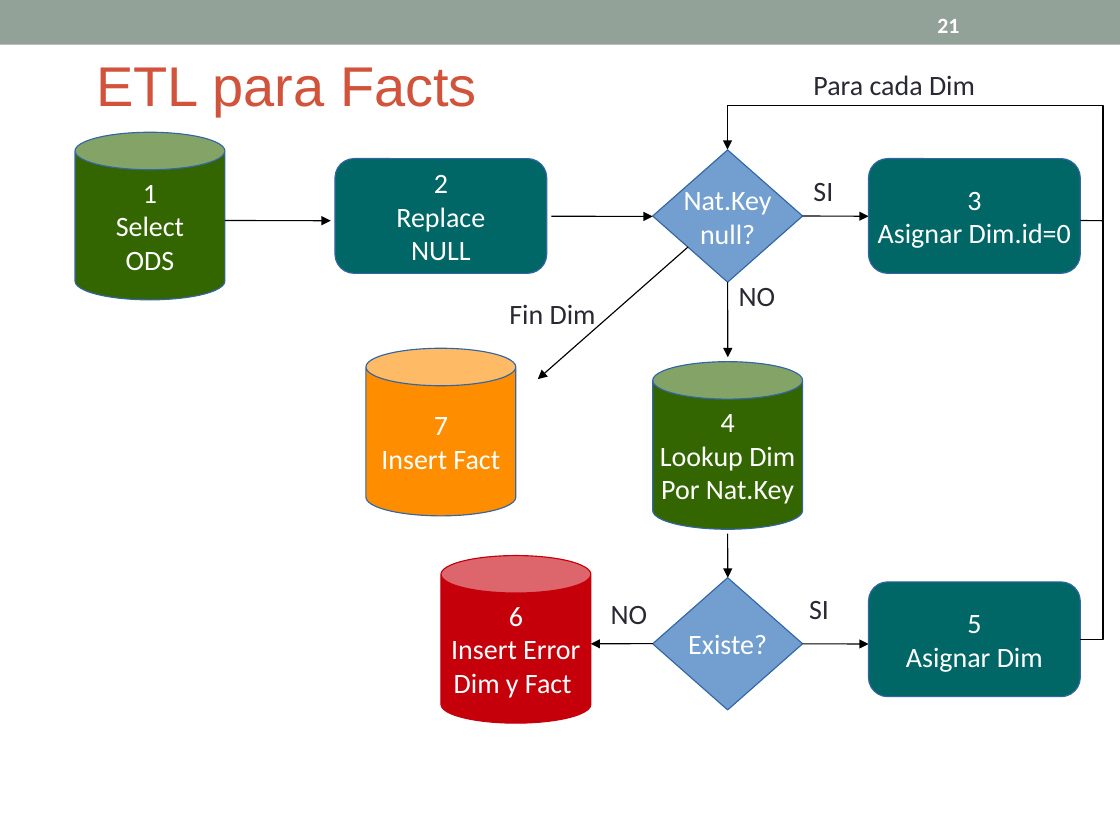
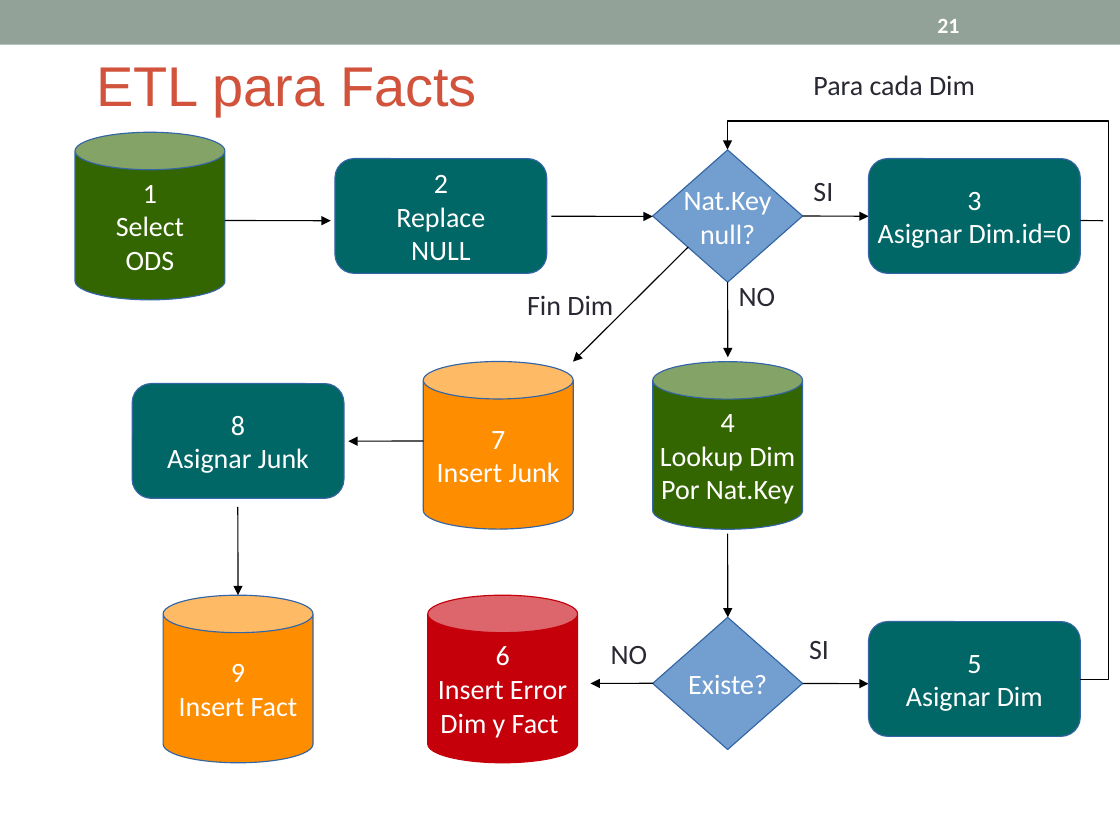
Before and after one commit to cdsparaguay/cursodwh, a slide deck: slide 21 of clases/DWH_Clase02.ppt. Drawn at 1120x840 pixels with LibreOffice and Linux fonts; fonts in the diff are those of the drawing. Boxes give left, top, right and bottom in pixels: in the first picture for what was removed or moved away, otherwise in the second. Text is boxed around its words. In the diff, an @@ line names an element or a change of style, - is before the commit and + after.

Commit message:
Se modifico el proceso de ETL de facts, se agrega inserción de Junk Dim y asignación al Fact

```diff
--- a/clases/DWH_Clase02.ppt
+++ b/clases/DWH_Clase02.ppt
@@ elbow arrow moved from (1081, 640) - (728, 150) to (1081, 679) - (728, 150) @@
@@ arrow moved from (688, 246) - (538, 380) to (689, 246) - (573, 362) @@
@@ text "Fin Dim": place and size @@
-text "Fin Dim" at (509,305,596,331)
+text "Fin Dim" at (527,295,613,322)
@@ rounded rectangle added at (132,384,344,498), fill #006666, outline #3465A4 0.74 pt, 18 pt, text #FFFFFF @@
+8
+Asignar Junk
@@ cylinder "7": place and size @@
-cylinder "7" at (366,348,516,516)
+cylinder "7" at (423,362,573,530)
@@ arrow added from (423, 441) to (348, 441), #000000 0.74 pt @@
@@ text in cylinder at (437,462,560,483): text changed @@
-Insert Fact
+Insert Junk
@@ arrow added from (237, 507) to (239, 595), #000000 0.74 pt @@
@@ arrow moved from (728, 533) - (728, 578) to (728, 533) - (728, 617) @@
@@ cylinder added at (164,595,314,763), fill #FF8D00, outline #3465A4 0.74 pt, 18 pt, text #FFFFFF @@
+9
+Insert Fact
@@ cylinder "6": place and size @@
-cylinder "6" at (441,556,591,724)
+cylinder "6" at (428,595,578,763)
@@ 2 texts, 2 arrows, 1 diamond, 1 rounded rectangle: place and size @@
-2 texts, 2 arrows, 1 diamond, 1 rounded rectangle at (590,578,1081,710)
+2 texts, 2 arrows, 1 diamond, 1 rounded rectangle at (590,617,1081,749)
```
Also in this commit, not shown: 3 other slides changed, 1 other file.
